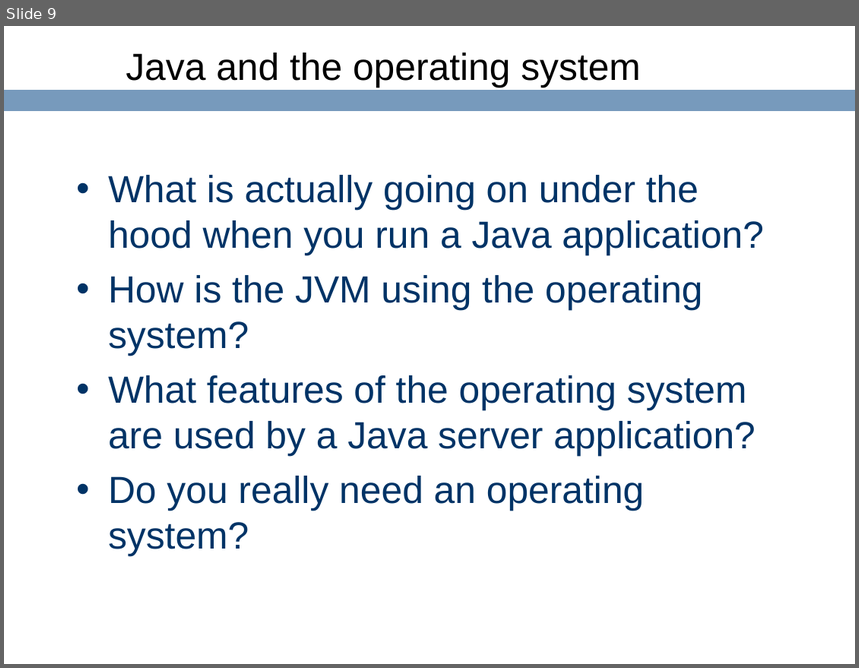
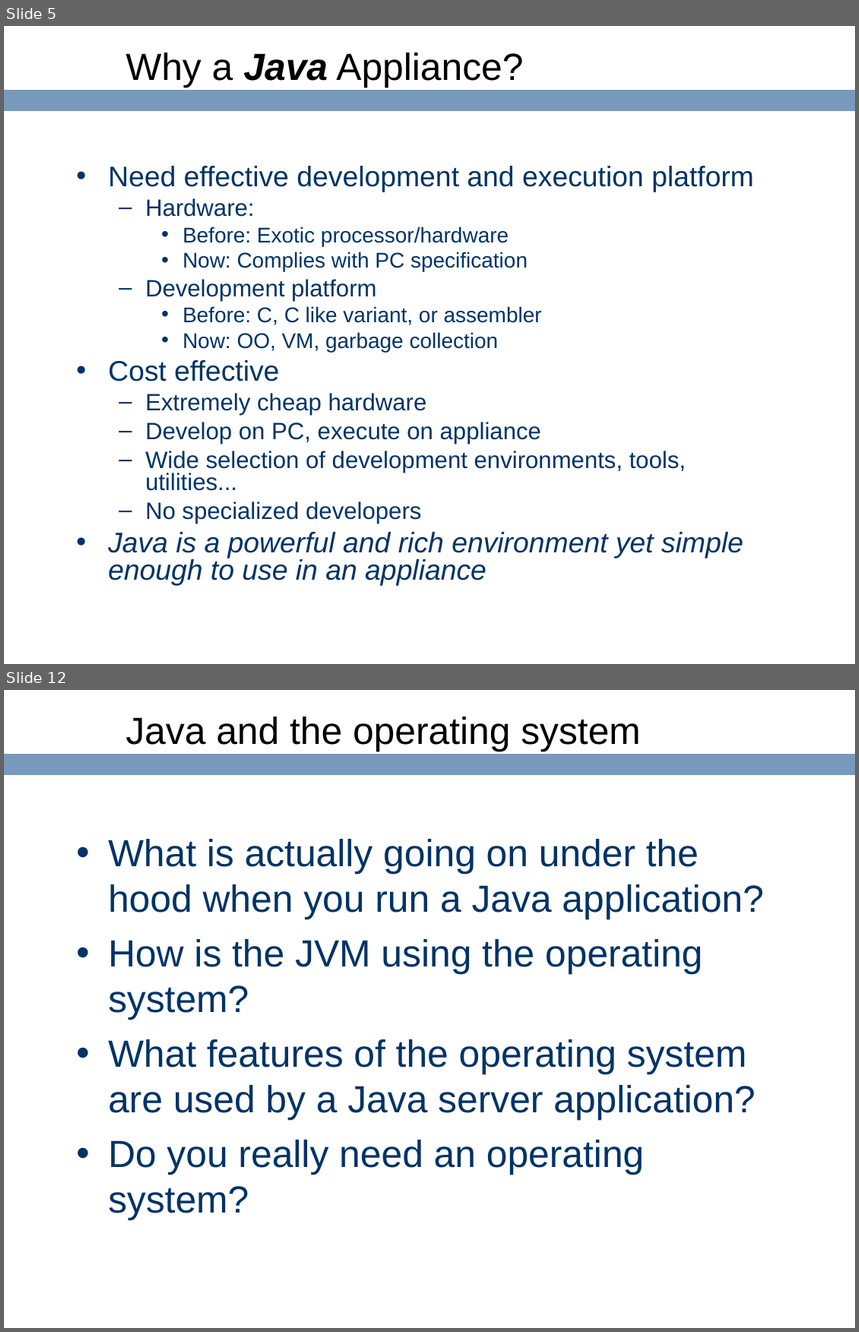
Before and after one commit to ringgaard/sanos, a slide deck: doc/jbox-jaoo.ppt. Shown one above the other, each under a label of ours: slide 9 before the commit, slides 5 and 12 after it; the slides between them are not shown. The pictures are 859x668 and 859x1332 pixels, drawn with LibreOffice and Linux fonts; fonts in the diff are those of the drawing; background and template pictures are left out. Boxes give left, top, right and bottom in pixels: in the first picture for what was removed or moved away, otherwise in the second. Text is boxed around its words. In the diff, an @@ line names an element or a change of style, - is before the commit and + after.

```diff
--- a/doc/jbox-jaoo.ppt
+++ b/doc/jbox-jaoo.ppt
@@ slide 5 added at [4, 26, 855, 664], background #FFFFFF; not listed: 1 template element that a slide beside it also shows @@
@@ title added at [126, 53, 523, 88], 32 pt, text #000000 @@
+Why a Java Appliance?
@@ text added at [108, 166, 754, 586], 20 pt, text #003366 @@
+• Need effective development and execution platform
+  – Hardware:
+    • Before: Exotic processor/hardware
+    • Now: Complies with PC specification
+  – Development platform
+    • Before: C, C like variant, or assembler
+    • Now: OO, VM, garbage collection
+• Cost effective
+  – Extremely cheap hardware
+  – Develop on PC, execute on appliance
+  – Wide selection of development environments, tools, utilities...
+  – No specialized developers
+• Java is a powerful and rich environment yet simple enough to use in an appliance
@@ what was slide 9 is now slide 12 @@
```
Also in this commit, not shown: 5 slides changed, 6 other slides added, 4 slides removed.
